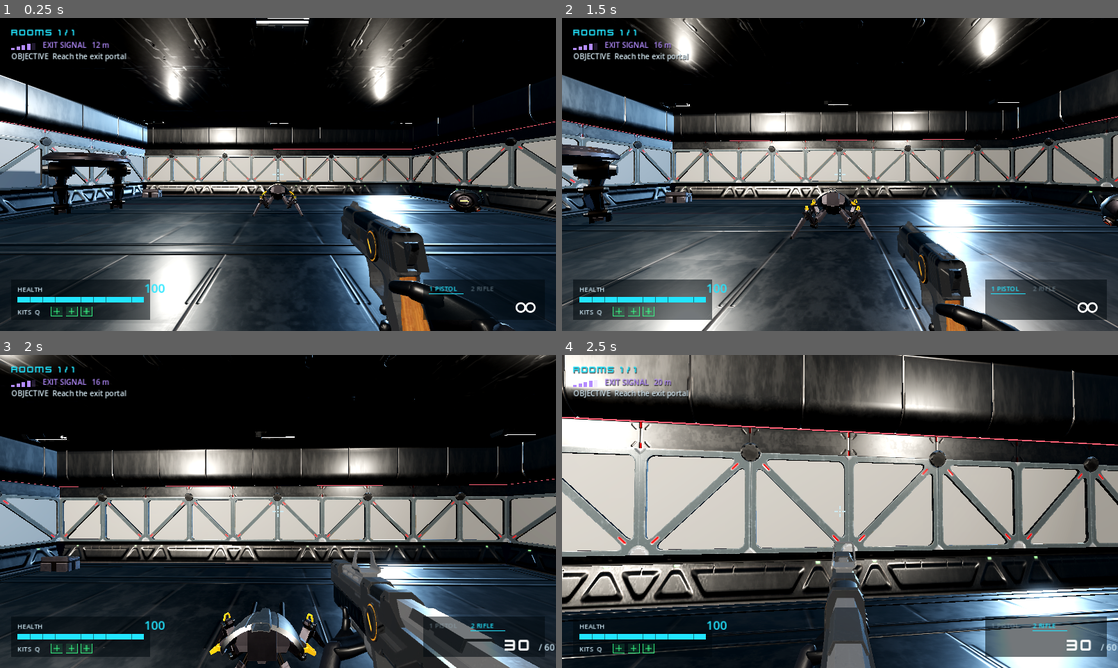
Above: before the commit, frames 1-4 (two rows, left to right).
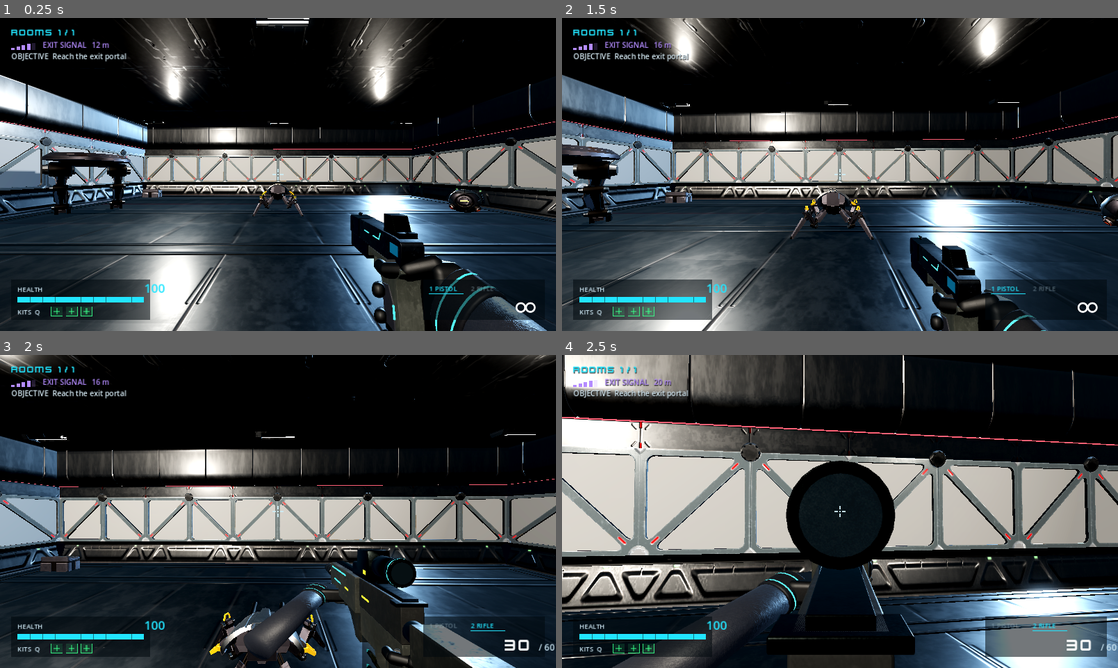
Above: after the commit, the same moments.

Repository: willsertorio/godot-blender
Game: Godot game, scene res://scenes/main.tscn
Two runs of this game, one before a commit and one after it. Both use one fixed random seed, a clock stepped at 60 frames per second and the inputs below.
Inputs (mouse positions are in pixels of both pictures, inside the frame that each line leads up to):
- Up to frame 1 (0.25 s): no input
- Up to frame 2 (1.5 s): move the mouse to (867, 174) at 0.52 s; hold Right mouse button (aim) 0.53-1.28 s; hold W (move_forward) from 0.53 s (still down); click (867, 174) at 0.67 s; tap Space (jump) at 0.77 s; tap 1 (weapon_1) at 0.8, 1.35 s; move the mouse to (812, 174) at 1.27 s
- Up to frame 3 (2 s): keep holding W (move_forward); tap Space (jump) at 1.52 s; tap 2 (weapon_2) at 1.55 s
- Up to frame 4 (2.5 s): keep holding W (move_forward); move the mouse to (851, 505) at 2.02 s; hold Right mouse button (aim) from 2.03 s (still down); tap 2 (weapon_2) at 2.1 s

The runs differ from the first frame. In frame 1, 4.6% of the frame differs, in the area x 61-99%, y 58-100%; in frame 2, 11%; in frame 3, 9.4%; in frame 4, 21%, in the area x 0-97%, y 0-100%.

Commit message:
XM9 + XM-R4 in the game: clip-driven viewmodels with the HG-7 gloves, grounded-military materials
export_new_assets.py: the five from-scratch .blends -> glbs with one baked timeline + <name>_clips.json;
casing_9mm / casing_556 glbs. AnimUtil.split_clips cuts named clips (root tracks stripped: the procedural
recoil stays). WeaponHolder: new models, per-shot clip (slide / bolt cycle, own 3D flash), rifle Reload clip
fitted to 1.5 s, scripted brass from Eject, new ADS heights. MaterialLib: CC0 ambientCG sets (worn paint,
scratched steel, powder coat, dirty metal, polymer, rubber, brass) projected triplanar, NeonOrange.
Export filter now ships *.json. motion_check PASS, combat_check 48/48.

Co-Authored-By: Claude Opus 5.5 <noreply@anthropic.com>
Claude-Session: https://claude.ai/code/session_01BG5f1AbuPAYmNmnndZXrxf

Diff:
--- /dev/null
+++ b/assets/models/at9_clips.json
@@ -0,0 +1,22 @@
+{
+ "fps": 30,
+ "first_frame": 1,
+ "clips": {
+  "Idle": [
+   1,
+   60
+  ],
+  "Shoot": [
+   67,
+   90
+  ],
+  "Aim": [
+   97,
+   144
+  ],
+  "Death": [
+   151,
+   195
+  ]
+ }
+}
--- /dev/null
+++ b/assets/models/fr2_clips.json
@@ -0,0 +1,22 @@
+{
+ "fps": 30,
+ "first_frame": 1,
+ "clips": {
+  "Idle": [
+   1,
+   60
+  ],
+  "Shoot": [
+   67,
+   90
+  ],
+  "Fly": [
+   97,
+   156
+  ],
+  "Death": [
+   163,
+   207
+  ]
+ }
+}
--- /dev/null
+++ b/assets/models/sd4_clips.json
@@ -0,0 +1,26 @@
+{
+ "fps": 30,
+ "first_frame": 1,
+ "clips": {
+  "Idle": [
+   1,
+   60
+  ],
+  "Shoot": [
+   67,
+   90
+  ],
+  "Walk": [
+   97,
+   126
+  ],
+  "Run": [
+   133,
+   152
+  ],
+  "Death": [
+   159,
+   203
+  ]
+ }
+}
--- /dev/null
+++ b/assets/models/xm9_clips.json
@@ -0,0 +1,14 @@
+{
+ "fps": 30,
+ "first_frame": 1,
+ "clips": {
+  "Fire": [
+   1,
+   24
+  ],
+  "Reload": [
+   31,
+   72
+  ]
+ }
+}
--- /dev/null
+++ b/assets/models/xmr4_clips.json
@@ -0,0 +1,14 @@
+{
+ "fps": 30,
+ "first_frame": 1,
+ "clips": {
+  "Fire": [
+   1,
+   24
+  ],
+  "Reload": [
+   31,
+   90
+  ]
+ }
+}
--- a/licenses.csv
+++ b/licenses.csv
@@ -108,3 +108,16 @@
 "WRAD ARMS first-person arms (rig, mesh, UVs) -> assets/models/arms_wrad.glb, arms_pistol.glb, arms_rifle.glb (posed per weapon, re-shaded as gloves/sleeves)",wriks (itch.io),https://wriks.itch.io/wrad-arms,CC0 1.0,2026-11-10
 "Gloved hands built around each gun's handle (assets/models/hands_pistol.glb, hands_rifle.glb)",modelled,blender/scripts/build_hands.py,Original work for this project (no third-party content),2026-11-10
 "Rigid hand model (user-supplied; hand block, 3 segments per finger, forearm) -> blender/source/rigid_hand.glb, assets/ …(181 unchanged characters)…
+"Plastic018B (PBR texture, resized to 512 px; worn painted coating, tinted) -> assets/textures/military/Plastic018B/",ambientCG,https://ambientcg.com/view?id=Plastic018B,CC0 1.0,2026-11-11
+"Metal038 (PBR texture, resized to 512 px; bare scratched steel) -> assets/textures/military/Metal038/",ambientCG,https://ambientcg.com/view?id=Metal038,CC0 1.0,2026-11-11
+"Metal029 (PBR texture, resized to 512 px; powder-coated black steel) -> assets/textures/military/Metal029/",ambientCG,https://ambientcg.com/view?id=Metal029,CC0 1.0,2026-11-11
+"Metal046B (PBR texture, resized to 512 px; dirty dark metal) -> assets/textures/military/Metal046B/",ambientCG,https://ambientcg.com/view?id=Metal046B,CC0 1.0,2026-11-11
+"Plastic012B (PBR texture, resized to 512 px; scratched black polymer) -> assets/textures/military/Plastic012B/",ambientCG,https://ambientcg.com/view?id=Plastic012B,CC0 1.0,2026-11-11
+"Rubber004 (PBR texture, resized to 512 px; rubber grips / treads / cuffs) -> assets/textures/military/Rubber004/",ambientCG,https://ambientcg.com/view?id=Rubber004,CC0 1.0,2026-11-11
+"Metal048A (PBR texture, resized to 512 px; brass base, tinted) -> assets/textures/military/Metal048A/",ambientCG,https://ambientcg.com/view?id=Metal048A,CC0 1.0,2026-11-11
+"XM9 pistol (modelled from the project's concept sheet; Fire + Reload clips) -> assets/models/xm9.glb, casing_9mm.glb",modelled,blender/scripts/build_xm9.py; anim_xm9.py; anim_xm9_hands.py,Original work for this project (no third-party content),2026-11-11
+"XM-R4 rifle (modelled from the project's concept sheet; Fire + Reload clips) -> assets/models/xmr4.glb, casing_556.glb",modelled,blender/scripts/build_xmr4.py; pose_glove_xmr4.py; anim_xmr4.py,Original work for this project (no third-party content),2026-11-11
+"HG-7 armored glove + sleeve (modelled and rigged from the project's concept sheet) -> inside xm9.glb / xmr4.glb",modelled,blender/scripts/build_glove.py; pose_glove_xm9.py,Original work for this project (no third-party content),2026-11-11
+"AT-9 ceiling turret (modelled from the project's concept sheet; Idle / Shoot / Aim / Death) -> assets/models/at9.glb",modelled,blender/scripts/build_at9.py; anim_at9.py,Original work for this project (no third-party content),2026-11-11
+"FR-2 flying drone (modelled from the project's concept sheet; Idle / Shoot / Fly / Death) -> assets/models/fr2.glb",modelled,blender/scripts/build_fr2.py; anim_fr2.py,Original work for this project (no third-party content),2026-11-11
+"SD-4 spider drone (modelled and rigged from the project's concept sheet; Idle / Shoot / Walk / Run / Death) -> assets/models/sd4.glb",modelled,blender/scripts/build_sd4.py; anim_sd4.py,Original work for this project (no third-party content),2026-11-11
--- a/scripts/anim_util.gd
+++ b/scripts/anim_util.gd
@@ -14,6 +14,48 @@
 	return ""
 
 
+## From-scratch assets (blender/scripts/export_new_assets.py) carry one baked animation ("Scene", every
+## frame keyed, time = frame / fps) plus <name>_clips.json {clips: {Name: [first, last]}, fps}. Cut them into
+## named clips on `ap` (frames are Blender frames). `strip` = node paths whose tracks are dropped (e.g. the
+## asset root, whose kick the game does procedurally); `extra` = more {Name: [first, last]} cuts.
+static func split_clips(ap: AnimationPlayer, json_path: String, strip: Array = [], extra: Dictionary = {}) -> void:
+	if ap == null or not ap.has_animation("Scene") or not FileAccess.file_exists(json_path):
+		return
+	var spec: Dictionary = JSON.parse_string(FileAccess.get_file_as_string(json_path))
+	var fps: float = spec.get("fps", 30)
+	var clips: Dictionary = spec.clips.duplicate()
+	clips.merge(extra, true)
+	var src := ap.get_animation("Scene")
+	var lib := ap.get_animation_library("")
+	for clip_name in clips:
+		var r: Array = clips[clip_name]
+		var t0 := float(r[0]) / fps
+		var t1 := float(r[1]) / fps
+		var a := Animation.new()
+		a.length = maxf(t1 - t0, 1.0 / fps)
+		for i in src.get_track_count():
+			var path := src.track_get_path(i)
+			if String(path.get_concatenated_names()) in strip:
+				continue
+			var j := a.add_track(src.track_get_type(i))
+			a.track_set_path(j, path)
+			a.track_set_interpolation_type(j, src.track_get_interpolation_type(i))
+			for k in src.track_get_key_count(i):
+				var t := src.track_get_key_time(i, k)
+				if t >= t0 - 0.001 and t <= t1 + 0.001:
+					a.track_insert_key(j, t - t0, src.track_get_key_value(i, k))
+			if a.track_get_key_count(j) == 0:
+				# Keyless in this range (the exporter only writes changing frames): hold the value at t0.
+				var k0 := src.track_find_key(i, t0, Animation.FIND_MODE_NEAREST)
+				if k0 >= 0:
+					a.track_insert_key(j, 0.0, src.track_get_key_value(i, k0))
+		if String(clip_name) in LOOPING:
+			a.loop_mode = Animation.LOOP_LINEAR
+		if lib.has_animation(clip_name):
+			lib.remove_animation(clip_name)
+		lib.add_animation(clip_name, a)
+
+
 ## Play the clip whose name starts with `prefix` (no-op if it is already playing).
 static func play(ap: AnimationPlayer, prefix: String, blend: float = 0.15, speed: float = 1.0) -> bool:
 	var n := find(ap, prefix)
--- a/scripts/material_lib.gd
+++ b/scripts/material_lib.gd
@@ -16,7 +16,55 @@
 	"NeonRed": Color("#FF2D55"),
 	"NeonGreen": Color("#39FF88"),
 	"NeonViolet": Color("#B48CFF"),
-}
+	"NeonOrange": Color("#FF7A1A"),
+}
+
+## Grounded-military materials for the from-scratch assets (XM9, XM-R4, HG-7 gloves, AT-9, FR-2, SD-4).
+## The Blender models have no UVs, so every set is projected triplanar in the object's own space (it stays
+## stuck to moving parts). CC0 ambientCG sets in assets/textures/military/<set>/ (512 px):
+##   Plastic018B worn painted coating (tinted)   Metal038 bare scratched steel   Metal029 powder-coated black
+##   Metal046B dirty dark metal   Plastic012B scratched black polymer   Rubber004 rubber   Metal048A brass base
+## name -> [set, tint, metallic (-1 = use the set's metal map), roughness offset, tile (metres per repeat)]
+const MIL_DIR := "res://assets/textures/military/"
+const MILITARY := {
+	# XM9 pistol
+	"GunSlide": ["Metal038", Color(0.72, 0.73, 0.74), -1.0, 0.05, 0.12],
+	"GunFrame": ["Plastic018B", Color(0.44, 0.45, 0.40), 0.0, 0.05, 0.14],
+	"GunDark": ["Metal029", Color(1, 1, 1), -1.0, 0.0, 0.14],
+	"GunGrip": ["Rubber004", Color(0.75, 0.75, 0.75), 0.0, 0.0, 0.05],
+	"GunBarrel": ["Metal046B", Color(0.9, 0.9, 0.9), -1.0, -0.1, 0.1],
+	"GunBrass": ["Metal048A", Color(0.86, 0.62, 0.32), 1.0, 0.2, 0.08],
+	# XM-R4 rifle
+	"RifleBody": ["Plastic018B", Color(0.42, 0.42, 0.37), 0.0, 0.05, 0.2],
+	"RifleCarbon": ["Plastic012B", Color(0.75, 0.75, 0.72), 0.0, 0.0, 0.12],
+	"RiflePolymer": ["Plastic018B", Color(0.30, 0.30, 0.27), 0.0, 0.15, 0.18],
+	"RifleDark": ["Metal029", Color(1, 1, 1), -1.0, 0.0, 0.15],
+	"RifleMetal": ["Metal046B", Color(0.9, 0.9, 0.9), -1.0, -0.1, 0.12],
+	"RifleBrass": ["Metal048A", Color(0.86, 0.62, 0.32), 1.0, 0.2, 0.08],
+	# HG-7 gloves
+	"GlovePlate": ["Plastic018B", Color(0.30, 0.31, 0.31), 0.0, 0.05, 0.1],
+	"GloveCuff": ["Rubber004", Color(0.45, 0.45, 0.45), 0.0, 0.0, 0.06],
+	# Enemies
+	"TurretArmor": ["Plastic018B", Color(0.40, 0.41, 0.33), 0.0, 0.05, 0.6],
+	"TurretDark": ["Metal029", Color(1, 1, 1), -1.0, 0.0, 0.5],
+	"TurretMetal": ["Metal046B", Color(0.9, 0.9, 0.9), -1.0, -0.05, 0.4],
+	"TurretBrass": ["Metal048A", Color(0.86, 0.62, 0.32), 1.0, 0.2, 0.2],
+	"DroneArmor": ["Plastic018B", Color(0.40, 0.41, 0.34), 0.0, 0.05, 0.6],
+	"DroneArmorLight": ["Plastic018B", Color(0.52, 0.52, 0.46), 0.0, 0.05, 0.6],
+	"DroneDark": ["Metal029", Color(1, 1, 1), -1.0, 0.0, 0.5],
+	"DroneMetal": ["Metal046B", Color(0.9, 0.9, 0.9), -1.0, -0.05, 0.4],
+	"SpiderArmor": ["Plastic018B", Color(0.40, 0.41, 0.34), 0.0, 0.05, 0.6],
+	"SpiderPlate": ["Plastic018B", Color(0.48, 0.48, 0.42), 0.0, 0.05, 0.5],
+	"SpiderDark": ["Metal029", Color(1, 1, 1), -1.0, 0.0, 0.5],
+	"SpiderJoint": ["Metal046B", Color(0.9, 0.9, 0.9), -1.0, -0.05, 0.4],
+	"SpiderTread": ["Rubber004", Color(0.6, 0.6, 0.6), 0.0, 0.0, 0.2],
+}
+## Glove / sleeve fabric on the from-scratch gloves (no UVs -> triplanar StandardMaterial, not the fabric shader).
+const MIL_FABRIC := {
+	"GloveFabric": ["res://assets/textures/fabric/Leather031/", Color(0.16, 0.16, 0.17), 0.05],
+	"ArmSuit": ["res://assets/textures/fabric/Fabric045/", Color(0.2, 0.21, 0.24), 0.08],
+}
+const FLASH_MATS := ["MuzzleFlash", "TurretFlash", "DroneFlash"]
 
 ## Quaternius materials (glbs carry names only; see blender/scripts/normalize_quaternius.py).
 const Q_TABLE := "res://assets/models/q_materials.json"
@@ -120,6 +168,38 @@
 	var m: Material = _quaternius(name)
 	if m:
 		pass
+	elif MILITARY.has(name):
+		m = _military(MILITARY[name])
+	elif name in FLASH_MATS:
+		var fm := StandardMaterial3D.new()
+		fm.shading_mode = BaseMaterial3D.SHADING_MODE_UNSHADED
+		fm.albedo_color = Color(1.0, 0.85, 0.55) if name != "MuzzleFlash" else Color(0.6, 0.95, 1.0)
+		fm.blend_mode = BaseMaterial3D.BLEND_MODE_ADD
+		fm.transparency = BaseMaterial3D.TRANSPARENCY_ALPHA
+		fm.cull_mode = BaseMaterial3D.CULL_DISABLED
+		fm.no_depth_test = false
+		m = fm
+	elif name in ["GunMagazine", "RifleMagazine"]:
+		var mg := _military(["Plastic012B", Color(0.42, 0.44, 0.40, 0.55), 0.0, -0.3, 0.12])
+		mg.transparency = BaseMaterial3D.TRANSPARENCY_ALPHA
+		m = mg
+	elif name in ["GunLens", "RifleLens"]:
+		var ln := StandardMaterial3D.new()
+		# Nearly clear coated glass (it sits in the aim line of both sights).
+		ln.albedo_color = Color(0.55, 0.75, 0.85, 0.12)
+		ln.transparency = BaseMaterial3D.TRANSPARENCY_ALPHA
+		ln.metallic = 0.0
+		ln.roughness = 0.02
+		ln.metallic_specular = 0.8
+		m = ln
+	elif name == "GunScreen":
+		var sm := StandardMaterial3D.new()
+		sm.albedo_color = Color(0.02, 0.05, 0.07)
+		sm.roughness = 0.2
+		sm.emission_enabled = true
+		sm.emission = Color(0.15, 0.6, 0.8)
+		sm.emission_energy_multiplier = 0.5
+		m = sm
 	elif SURFACES.has(name):
 		m = _surface(SURFACES[name])
 	elif name.begins_with("Neon"):
@@ -144,6 +224,59 @@
 	return m
 
 
+static func _mil_tex(set_name: String, map: String) -> Texture2D:
+	var p := MIL_DIR + set_name + "/" + map + ".jpg"
+	return load(p) if ResourceLoader.exists(p) else null
+
+
+## Triplanar (object-local) PBR material from a MILITARY row.
+static func _military(spec: Array) -> StandardMaterial3D:
+	var m := StandardMaterial3D.new()
+	var set_name: String = spec[0]
+	m.albedo_texture = _mil_tex(set_name, "albedo")
+	m.albedo_color = spec[1]
+	m.normal_enabled = true
+	m.normal_texture = _mil_tex(set_name, "normal")
+	m.normal_scale = 1.0
+	m.roughness_texture = _mil_tex(set_name, "rough")
+	m.roughness = clampf(1.0 + float(spec[3]), 0.0, 1.0)
+	var metal: float = spec[2]
+	if metal < 0.0 and _mil_tex(set_name, "metal"):
+		m.metallic_texture = _mil_tex(set_name, "metal")
+		m.metallic = 1.0
+	else:
+		m.metallic = maxf(metal, 0.0)
+	m.metallic_specular = 0.5
+	m.uv1_triplanar = true
+	m.uv1_world_triplanar = false
+	m.uv1_triplanar_sharpness = 4.0
+	m.uv1_scale = Vector3.ONE / float(spec[4])
+	m.texture_filter = BaseMaterial3D.TEXTURE_FILTER_LINEAR_WITH_MIPMAPS_ANISOTROPIC
+	return m
+
+
+## Fabric for meshes without UVs (the from-scratch gloves / sleeves): triplanar StandardMaterial.
+static func _mil_fabric(name: String) -> StandardMaterial3D:
+	var key := "milfab_" + name
+	if _cache.has(key):
+		return _cache[key]
+	var spec: Array = MIL_FABRIC[name]
+	var dir: String = spec[0]
+	var m := StandardMaterial3D.new()
+	m.albedo_texture = load(dir + "albedo.jpg")
+	m.albedo_color = spec[1]
+	m.normal_enabled = true
+	m.normal_texture = load(dir + "normal.jpg")
+	m.roughness_texture = load(dir + "rough.jpg")
+	m.roughness = 1.0
+	m.uv1_triplanar = true
+	m.uv1_scale = Vector3.ONE / float(spec[2])
+	m.texture_filter = BaseMaterial3D.TEXTURE_FILTER_LINEAR_WITH_MIPMAPS_ANISOTROPIC
+	m.resource_name = name
+	_cache[key] = m
+	return m
+
+
 static func neon(c: Color, energy: float = 2.6) -> ShaderMaterial:
 	var sm := ShaderMaterial.new()
 	sm.shader = load("res://assets/shaders/neon.gdshader")
@@ -169,8 +302,13 @@
 			continue
 		# Only names the library owns are replaced (Neon*, PortalField, ...); anything else
 		# (Quaternius MI_* materials with their own textures) is kept as imported.
-		if FABRIC.has(src.resource_name.get_slice(".", 0)):
-			out.surface_set_material(i, fabric(src.resource_name.get_slice(".", 0), src))
+		var base := src.resource_name.get_slice(".", 0)
+		var has_uv: bool = not (out is ArrayMesh) or ((out as ArrayMesh).surface_get_format(i) & Mesh.ARRAY_FORMAT_TEX_UV) != 0
+		if MIL_FABRIC.has(base) and not has_uv:
+			out.surface_set_material(i, _mil_fabric(base))
+			continue
+		if FABRIC.has(base):
+			out.surface_set_material(i, fabric(base, src))
 			continue
 		var lib := get_material(src.resource_name.get_slice(".", 0))
 		if lib:
--- a/scripts/weapon_holder.gd
+++ b/scripts/weapon_holder.gd
@@ -14,12 +14,18 @@
 const WEAPONS := {
 	"pistol": {"damage": 25.0, "interval": 0.24, "auto": false, "spread": 0.022, "ads_spread": 0.003,
 		"range": 90.0, "sound": "pistol", "kick": 1.0,
-		"model": "res://assets/models/pistol.glb", "hip": Vector3(0.16, -0.15, -0.4), "ads": Vector3(0.0, -0.085, -0.66),
+		# XM9 (modelled from scratch, gloves included): red-dot window centre 7.7 cm above the grip origin.
+		"model": "res://assets/models/xm9.glb", "hip": Vector3(0.16, -0.15, -0.4), "ads": Vector3(0.0, -0.0766, -0.3),
+		"clips": "res://assets/models/xm9_clips.json", "root": "XM9", "shot": [3, 12],
+		"casing": "res://assets/models/casing_9mm.glb", "eject_v": Vector3(1.4, 1.6, 0.25),
 		# Grip markers (weapon frame: -Z barrel, +Y up): [position, rotation deg]; [] = no hand.
 		"grip_r": [Vector3(0, -0.03, 0.012), Vector3(-18, 0, 0), Vector3.LEFT], "grip_l": []},
 	"rifle": {"damage": 12.0, "interval": 0.095, "auto": true, "spread": 0.035, "ads_spread": 0.009,
 		"range": 90.0, "sound": "rifle", "kick": 0.55, "mag": 30, "reload": 1.5,
-		"model": "res://assets/models/rifle.glb", "hip": Vector3(0.18, -0.2, -0.44), "ads": Vector3(0.0, -0.205, -0.48),
+		# XM-R4: magnifier / holo line 13.1 cm above the pistol-grip origin.
+		"model": "res://assets/models/xmr4.glb", "hip": Vector3(0.18, -0.2, -0.44), "ads": Vector3(0.0, -0.131, -0.14),
+		"clips": "res://assets/models/xmr4_clips.json", "root": "XMR4", "shot": [2, 5],
+		"casing": "res://assets/models/casing_556.glb", "eject_v": Vector3(1.6, 1.3, -0.15),
 		"grip_r": [Vector3(0, -0.035, 0.0), Vector3(-15, 0, 0), Vector3.LEFT],
 		# support hand under the handguard: handle axis along the barrel, palm up
 		"grip_l": [Vector3(0, -0.03, -0.3), Vector3(0, 0, 0), Vector3.UP]},
@@ -59,6 +65,10 @@
 var _pose_rot := Vector3.ZERO
 var _t := 0.0
 var _reload_mag_dropped := false
+## Clip-driven guns (from-scratch models): weapon -> AnimationPlayer; scripted brass in flight.
+var _anim: Dictionary = {}
+var _casings: Array = []
+var _casing_scenes: Dictionary = {}
 
 
 func setup(p: Player) -> void:
@@ -125,7 +135,7 @@
 	if not hold_fx:
 		_fx = maxf(0.0, _fx - delta * 18.0)
 		flash_light.light_energy = _fx * 3.0
-		flash_sprite.visible = _fx > 0.3
+		flash_sprite.visible = _fx > 0.3 and not _anim.has(current)
 		tracer.visible = _fx > 0.15
 	if reloading > 0.0:
 		reloading -= delta
@@ -135,6 +145,7 @@
 		switching -= delta
 
 	_animate(delta)
+	_update_casings(delta)
 	flash_sprite.global_position = muzzle().global_position
 	flash_light.global_position = muzzle().global_position
 
@@ -157,6 +168,8 @@
 func switch_to(w: String) -> void:
 	if w == current:
 		return
+	if reloading > 0.0:
+		_rest_pose(current)
 	reloading = 0.0
 	models[current].visible = false
 	current = w
@@ -172,6 +185,7 @@
 		return false
 	reloading = WEAPONS.rifle.reload
 	_reload_mag_dropped = false
+	_play_clip("rifle", "Reload", WEAPONS.rifle.reload)
 	Sfx.play("reload_out")
 	changed.emit()
 	return true
@@ -217,7 +231,9 @@
 	_recoil(w)
 	_fx = 1.0
 	flash_light.light_energy = 3.0
-	flash_sprite.visible = true
+	flash_sprite.visible = not _anim.has(current)   # clip guns carry their own 3D flash
+	_play_clip(current, "Shot", float(w.interval))
+	_eject_casing()
 	flash_sprite.rotation.z = randf() * TAU
 	Sfx.play(w.sound)
 	var cam := player.camera
@@ -371,8 +387,73 @@
 	MaterialLib.rebind_tree(m)
 	assert(m.find_child("Muzzle", true, false) != null, path + " has no Muzzle")
 	m.position = WEAPONS[w].hip
-	_attach_arms(m, w)
+	var spec: Dictionary = WEAPONS[w]
+	if spec.has("clips"):
+		# Gloves are part of the model; clips cut from the baked timeline, root kick left to _recoil().
+		var ap := m.find_child("AnimationPlayer", true, false) as AnimationPlayer
+		AnimUtil.split_clips(ap, spec.clips, [spec.root], {"Shot": spec.shot})
+		_anim[w] = ap
+		_rest_pose(w)
+		if ResourceLoader.exists(spec.casing):
+			_casing_scenes[w] = load(spec.casing)
+	else:
+		_attach_arms(m, w)
 	return m
+
+
+## Hold the first frame of Fire (gloves in their grip pose, every part at rest).
+func _rest_pose(w: String) -> void:
+	var ap: AnimationPlayer = _anim.get(w)
+	if ap == null or not ap.has_animation("Fire"):
+		return
+	ap.play("Fire")
+	ap.seek(0.0, true)
+	ap.pause()
+
+
+## Play a clip once, sped up to last `duration` seconds (0 = natural speed).
+func _play_clip(w: String, clip: String, duration := 0.0) -> void:
+	var ap: AnimationPlayer = _anim.get(w)
+	if ap == null or not ap.has_animation(clip):
+		return
+	var length := ap.get_animation(clip).length
+	var speed := maxf(1.0, length / duration) if duration > 0.0 else 1.0
+	ap.stop()
+	ap.play(clip, 0.0, speed)
+
+
+## Brass: flies out of the Eject marker (right, up, a little back), spins, drops; lives in weapon space.
+func _eject_casing() -> void:
+	var sc: PackedScene = _casing_scenes.get(current)
+	var ej := view_model.find_child("Eject", true, false) as Node3D
+	if sc == null or ej == null:
+		return
+	var c := sc.instantiate() as Node3D
+	MaterialLib.rebind_tree(c)
+	add_child(c)
+	c.global_transform = ej.global_transform
+	ViewmodelRig.adopt(c)
+	for mi in c.find_children("*", "MeshInstance3D", true, false):
+		mi.cast_shadow = GeometryInstance3D.SHADOW_CASTING_SETTING_OFF
+	var v: Vector3 = WEAPONS[current].eject_v
+	v = v * randf_range(0.85, 1.15) + Vector3(randf_range(-0.2, 0.2), randf_range(-0.2, 0.2), randf_range(-0.1, 0.1))
+	_casings.append({"node": c, "v": view_model.basis * v, "spin": Vector3(randf_range(-30, 30), randf_range(10, 25), randf_range(-20, 20)), "t": 0.0})
+
+
+func _update_casings(delta: float) -> void:
+	for i in range(_casings.size() - 1, -1, -1):
+		var c: Dictionary = _casings[i]
+		var n: Node3D = c.node
+		if not is_instance_valid(n):
+			_casings.remove_at(i)
+			continue
+		c.t += delta
+		c.v += Vector3(0, -9.8, 0) * delta
+		n.position += c.v * delta
+		n.rotation += c.spin * delta
+		if c.t > 0.6:
+			n.queue_free()
+			_casings.remove_at(i)
 
 
 ## Recoil impulse: the gun kicks back and up with a little random twist; the view is punched up.
Binary file added: assets/models/at9.glb
Not shown, added: assets/models/at9.glb.import
Binary file added: assets/models/casing_556.glb
Not shown, added: assets/models/casing_556.glb.import
Binary file added: assets/models/casing_9mm.glb
Not shown, added: assets/models/casing_9mm.glb.import
Binary file added: assets/models/fr2.glb
Not shown, added: assets/models/fr2.glb.import
Binary file added: assets/models/sd4.glb
Not shown, added: assets/models/sd4.glb.import
Binary file added: assets/models/xm9.glb
Not shown, added: assets/models/xm9.glb.import
(and 53 more such lines)
